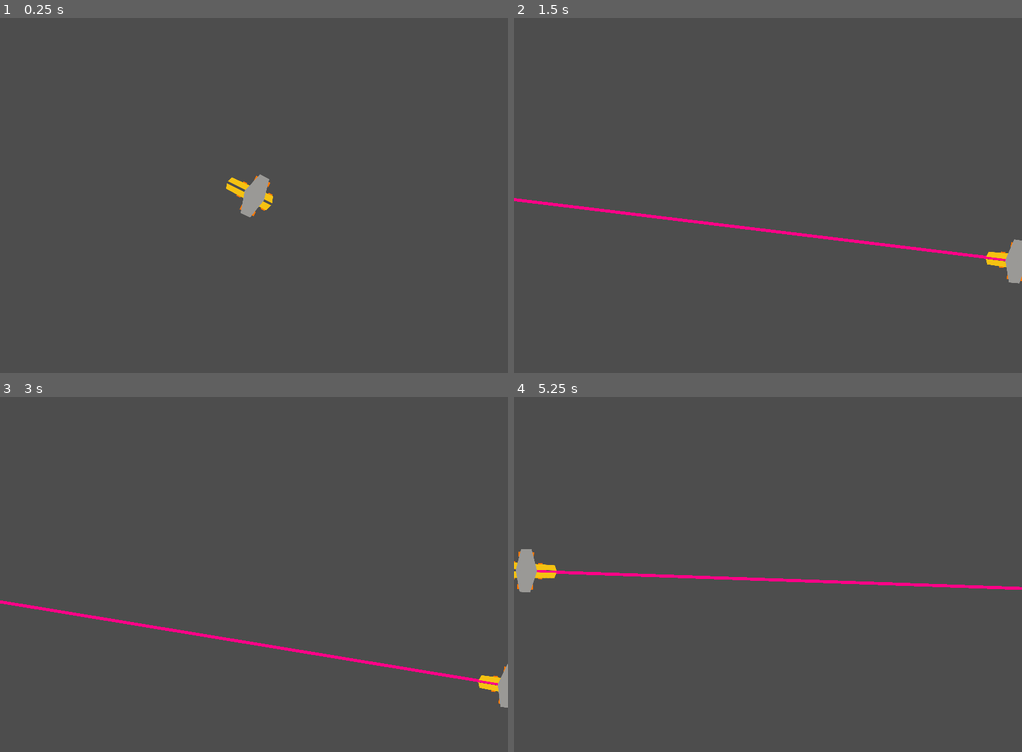
Above: before the commit, frames 1-4 (two rows, left to right).
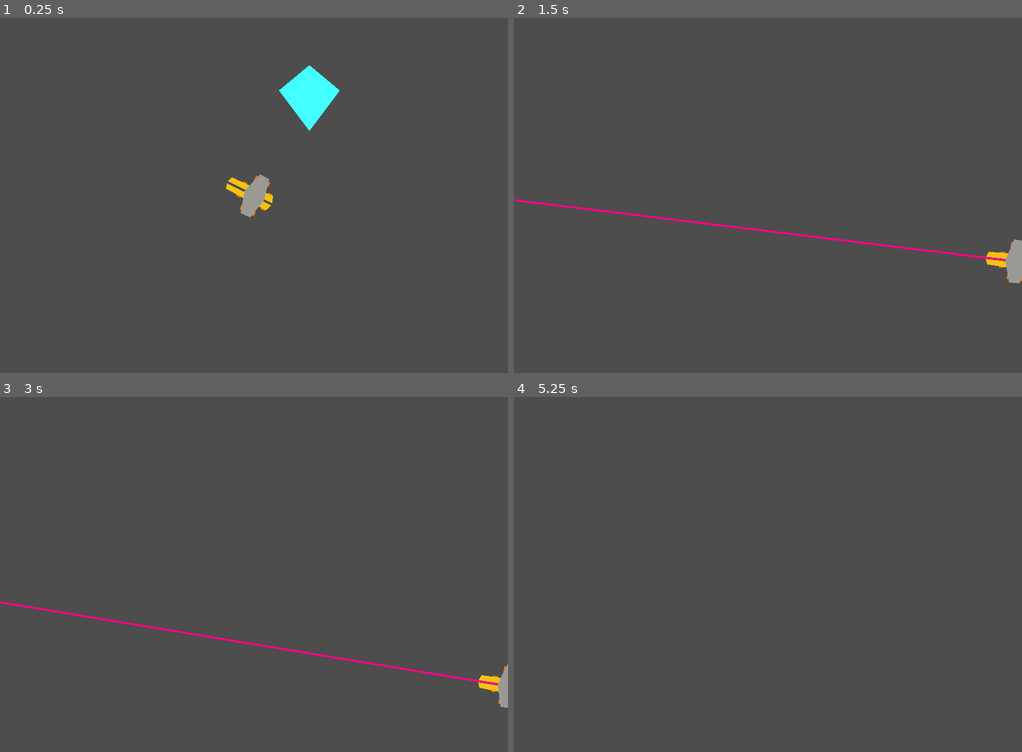
Above: after the commit, the same moments.

Repository: starshinePerigee/gun-with-engine
Game: Godot game, scene res://main.tscn
Same seed, same stepped clock (60 frames per second), same inputs: the game is played once before the commit and once after it.
Inputs (mouse positions are in pixels of both pictures, inside the frame that each line leads up to):
- Up to frame 1 (0.25 s): no input
- Up to frame 2 (1.5 s): tap Enter at 0.5 s; move the mouse to (879, 177) at 0.52 s; hold Right (ui_right) 0.53-1.28 s; click (879, 177) at 0.67 s; move the mouse to (666, 213) at 1.27 s; hold Down (ui_down) from 1.28 s (still down); click (666, 213) at 1.42 s
- Up to frame 3 (3 s): move the mouse to (304, 496) at 2.02 s; release Down (ui_down) at 2.03 s; hold Right (ui_right) 2.03-2.78 s; click (304, 496) at 2.17 s; tap Space at 2.75 s; move the mouse to (228, 645) at 2.77 s; hold Up (ui_up) from 2.78 s (still down); click (228, 645) at 2.92 s
- Up to frame 4 (5.25 s): move the mouse to (920, 627) at 3.52 s; release Up (ui_up) at 3.53 s; hold Left (ui_left) 3.53-5.03 s; click (920, 627) at 3.67 s; move the mouse to (615, 521) at 4.27 s; click (615, 521) at 4.42 s; move the mouse to (793, 574) at 5.02 s; hold Down (ui_down) from 5.03 s (still down); click (793, 574) at 5.17 s

The runs differ from the first frame. In frame 1, 1.1% of the frame differs, in the area x 54-67%, y 13-32%; in frame 2, 0.3%; in frame 3, 0.3%; in frame 4, 1.4%, in the area x 0-100%, y 42-55%.

Commit message:
Added a test enemy and enabled destruction when hit by laser.

Diff:
--- /dev/null
+++ b/enemybase.gd
@@ -0,0 +1,23 @@
+extends Node2D
+
+var dangerous = true
+
+
+# Called when the node enters the scene tree for the first time.
+func _ready():
+	pass
+
+
+# Called every frame. 'delta' is the elapsed time since the previous frame.
+func _process(delta):
+	pass
+
+
+func _on_visible_on_screen_notifier_2d_screen_exited():
+	queue_free()
+
+
+func die():
+	print("am dead")
+	hide()
+	$RigidBody2D/CollisionPolygon2D.disabled = true
--- /dev/null
+++ b/enemybase.tscn
@@ -0,0 +1,16 @@
+[gd_scene load_steps=2 format=3 uid="uid://dreqg134bav4l"]
+
+[ext_resource type="Script" path="res://enemybase.gd" id="1_440gy"]
+
+[node name="EnemyBase" type="Node2D"]
+script = ExtResource("1_440gy")
+
+[node name="RigidBody2D" type="RigidBody2D" parent="."]
+gravity_scale = 0.0
+
+[node name="CollisionPolygon2D" type="CollisionPolygon2D" parent="RigidBody2D"]
+polygon = PackedVector2Array(-60, 0, 0, -50, 60, 0, 0, 80)
+
+[node name="Polygon2D" type="Polygon2D" parent="."]
+color = Color(0.270588, 1, 1, 1)
+polygon = PackedVector2Array(-60, 0, 0, -50, 60, 0, 0, 80)
--- a/laser.gd
+++ b/laser.gd
@@ -1,14 +1,24 @@
 extends Area2D
+
+signal please_die
 
 
 # Called when the node enters the scene tree for the first time.
 func _ready():
-	pass # Replace with function body.
+	pass
 
 
 # Called every frame. 'delta' is the elapsed time since the previous frame.
 func _process(delta):
 	if Input.is_mouse_button_pressed(MOUSE_BUTTON_LEFT):
 		self.show()
+		$CollisionShape2D.disabled = false
 	else:
 		self.hide()
+		$CollisionShape2D.disabled = true
+
+
+func _on_body_entered(body):
+	if body.name == "RigidBody2D":
+		please_die.emit()
+		print("test")
--- a/laser.tscn
+++ b/laser.tscn
@@ -1,17 +1,25 @@
-[gd_scene load_steps=2 format=3 uid="uid://dd4xm61kv0n82"]
+[gd_scene load_steps=3 format=3 uid="uid://dd4xm61kv0n82"]
 
 [ext_resource type="Script" path="res://laser.gd" id="1_bd3en"]
 
-[node name="Area2D" type="Area2D"]
+[sub_resource type="RectangleShape2D" id="RectangleShape2D_vydvj"]
+size = Vector2(2000, 4)
+
+[node name="Laser" type="Area2D"]
 script = ExtResource("1_bd3en")
 
 [node name="ColorRect" type="ColorRect" parent="."]
 anchors_preset = 4
 anchor_top = 0.5
 anchor_bottom = 0.5
-offset_left = -1.0
 offset_top = -2.0
-offset_right = 1999.0
-offset_bottom = 4.0
+offset_right = 2000.0
+offset_bottom = 2.0
 grow_vertical = 2
 color = Color(1, 0, 0.529412, 1)
+
+[node name="CollisionShape2D" type="CollisionShape2D" parent="."]
+position = Vector2(1000, 0)
+shape = SubResource("RectangleShape2D_vydvj")
+
+[connection signal="body_entered" from="." to="." method="_on_body_entered"]
--- /dev/null
+++ b/main.gd
@@ -0,0 +1,11 @@
+extends Node2D
+
+
+# Called when the node enters the scene tree for the first time.
+func _ready():
+	$Player/Laser.please_die.connect($EnemyBase.die)
+
+
+# Called every frame. 'delta' is the elapsed time since the previous frame.
+func _process(delta):
+	pass
--- a/main.tscn
+++ b/main.tscn
@@ -1,12 +1,32 @@
-[gd_scene load_steps=3 format=3 uid="uid://d3avwhqlpip51"]
+[gd_scene load_steps=6 format=3 uid="uid://d3avwhqlpip51"]
 
 [ext_resource type="PackedScene" uid="uid://04kba1s4rs0m" path="res://player.tscn" id="1_02m18"]
+[ext_resource type="Script" path="res://main.gd" id="1_sqxsp"]
 [ext_resource type="PackedScene" uid="uid://dd4xm61kv0n82" path="res://laser.tscn" id="2_nmrla"]
+[ext_resource type="PackedScene" uid="uid://dreqg134bav4l" path="res://enemybase.tscn" id="3_81kwa"]
+
+[sub_resource type="Curve2D" id="Curve2D_vgdel"]
+_data = {
+"points": PackedVector2Array(0, 0, 0, 0, 0, 0, 0, 0, 0, 0, 0, 700, 0, 0, 0, 0, 1000, 700, 0, 0, 0, 0, 1000, 0, 0, 0, 0, 0, 0, 0)
+}
+point_count = 5
 
 [node name="Main" type="Node2D"]
+script = ExtResource("1_sqxsp")
 
 [node name="Player" parent="." instance=ExtResource("1_02m18")]
 
-[node name="Area2D2" parent="Player" instance=ExtResource("2_nmrla")]
+[node name="Laser" parent="Player" instance=ExtResource("2_nmrla")]
 z_index = -4
 rotation = -1.5708
+
+[node name="SpawnTimer" type="Timer" parent="."]
+
+[node name="Path2D" type="Path2D" parent="."]
+curve = SubResource("Curve2D_vgdel")
+
+[node name="PathFollow2D" type="PathFollow2D" parent="Path2D"]
+rotation = 1.5708
+
+[node name="EnemyBase" parent="." instance=ExtResource("3_81kwa")]
+position = Vector2(609, 143)
--- a/player.gd
+++ b/player.gd
@@ -63,3 +63,9 @@
 func _process(delta):
 	rotate_ship_clamped(delta, get_target_angle())
 	move_ship(delta)
+
+
+func _on_area_2d_body_entered(body):
+	if body.name == "RigidBody2D":
+		hide()
+		$Area2D/CollisionPolygon2D.set_deferred("disabled", true)
--- a/player.tscn
+++ b/player.tscn
@@ -29,3 +29,5 @@
 [node name="CollisionPolygon2D" type="CollisionPolygon2D" parent="Area2D"]
 scale = Vector2(0.25, 0.25)
 polygon = PackedVector2Array(-55, -28, -52, -180, -10, -195, 9, -195, 51, -180, 55, -28, 171, 7, 169, 91, 61, 113, 63, 175, 8, 196, -9, 196, -62, 175, -61, 113, -169, 90, -172, 7)
+
+[connection signal="body_entered" from="Area2D" to="." method="_on_area_2d_body_entered"]
